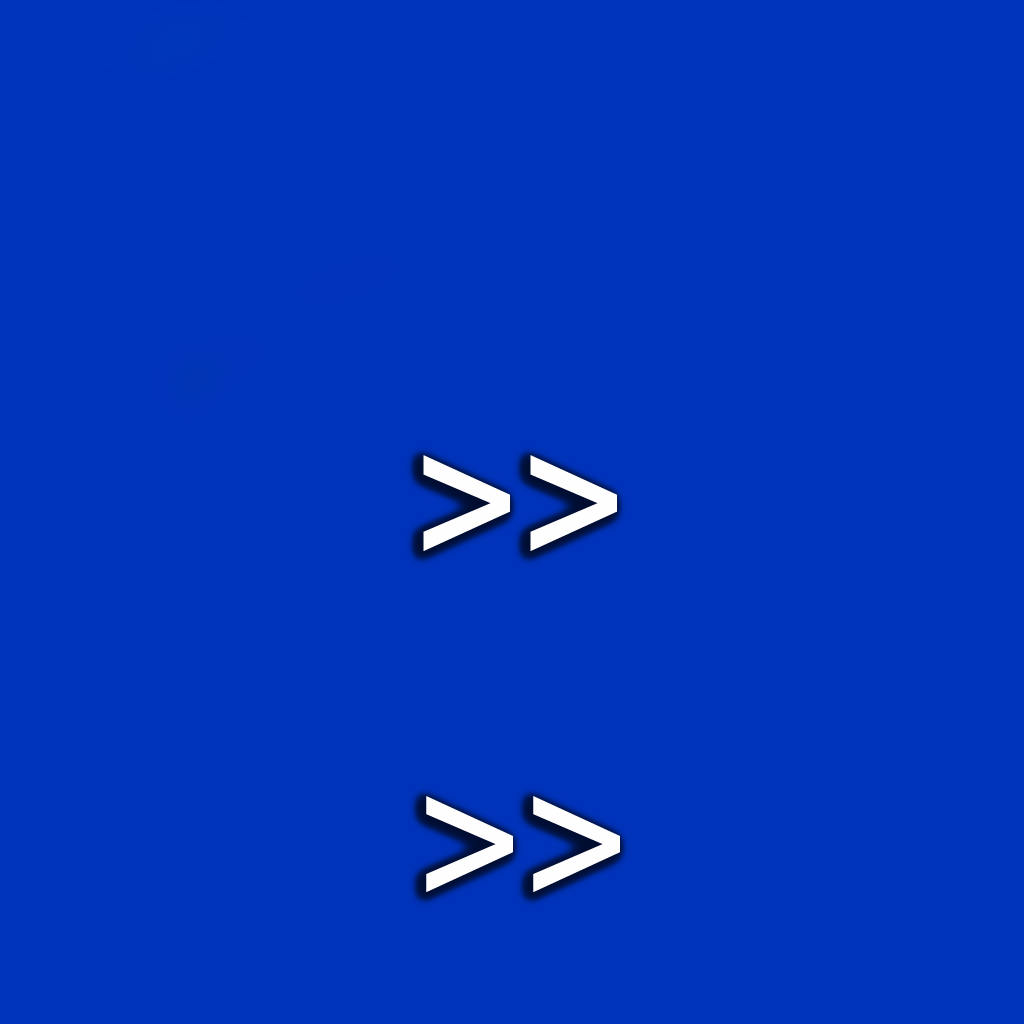
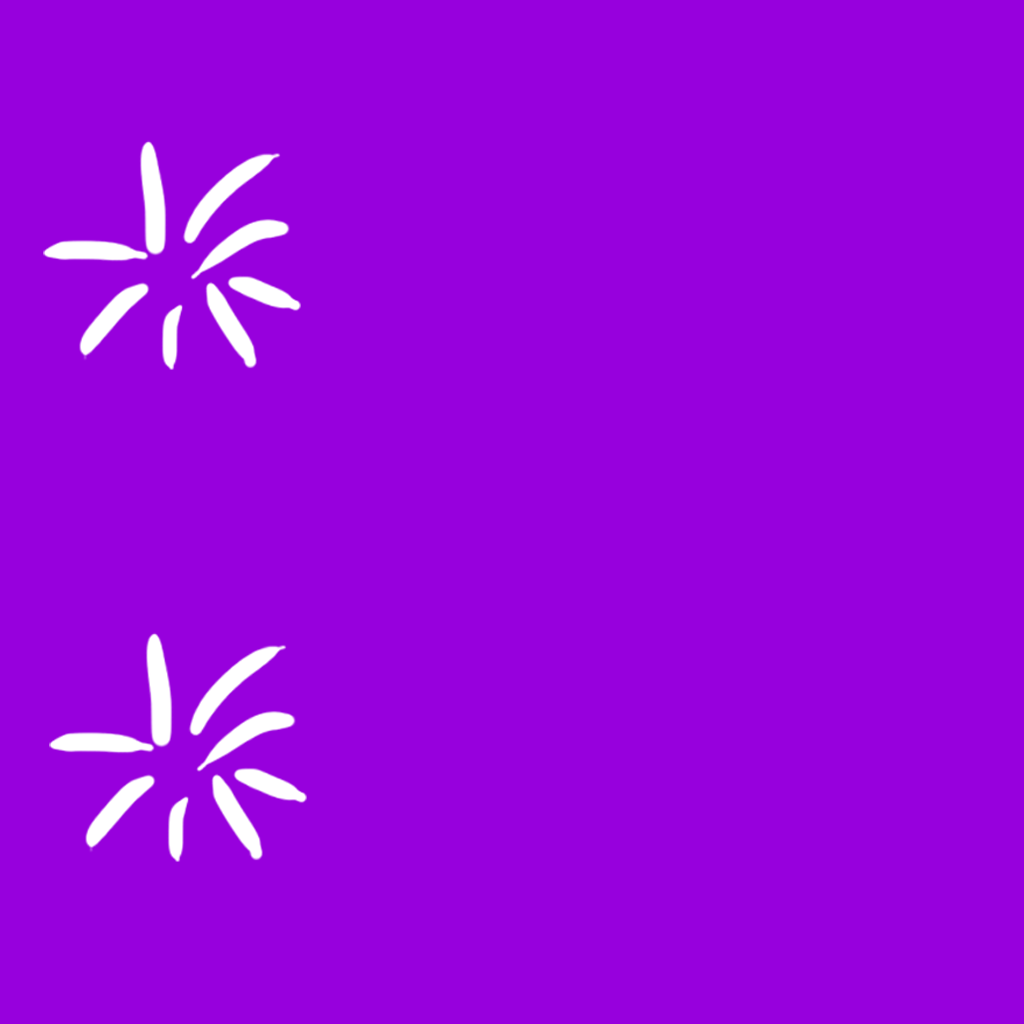
Before/after of a (1024, 1024) layered artwork. What changed in the layer stack:
showed group "Rocket" (4 layers) over 0, 0, 1024, 1024
added layer "Layer 6 copy 3" in group "Rocket" over 43, 140, 301, 370
painted on "Layer 6" (1st of 4, in "Rocket") over 49, 632, 641, 947
hid group "Speed" (3 layers) over 0, 0, 1024, 1024
